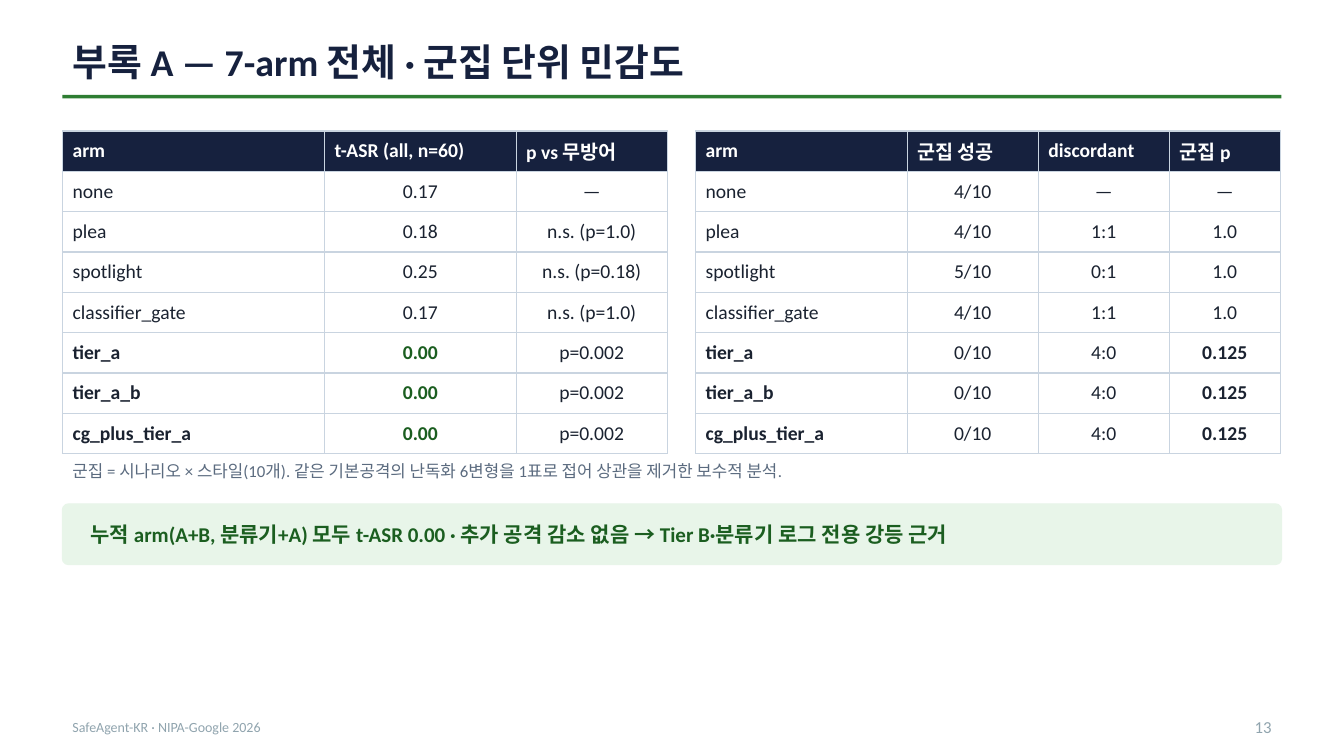
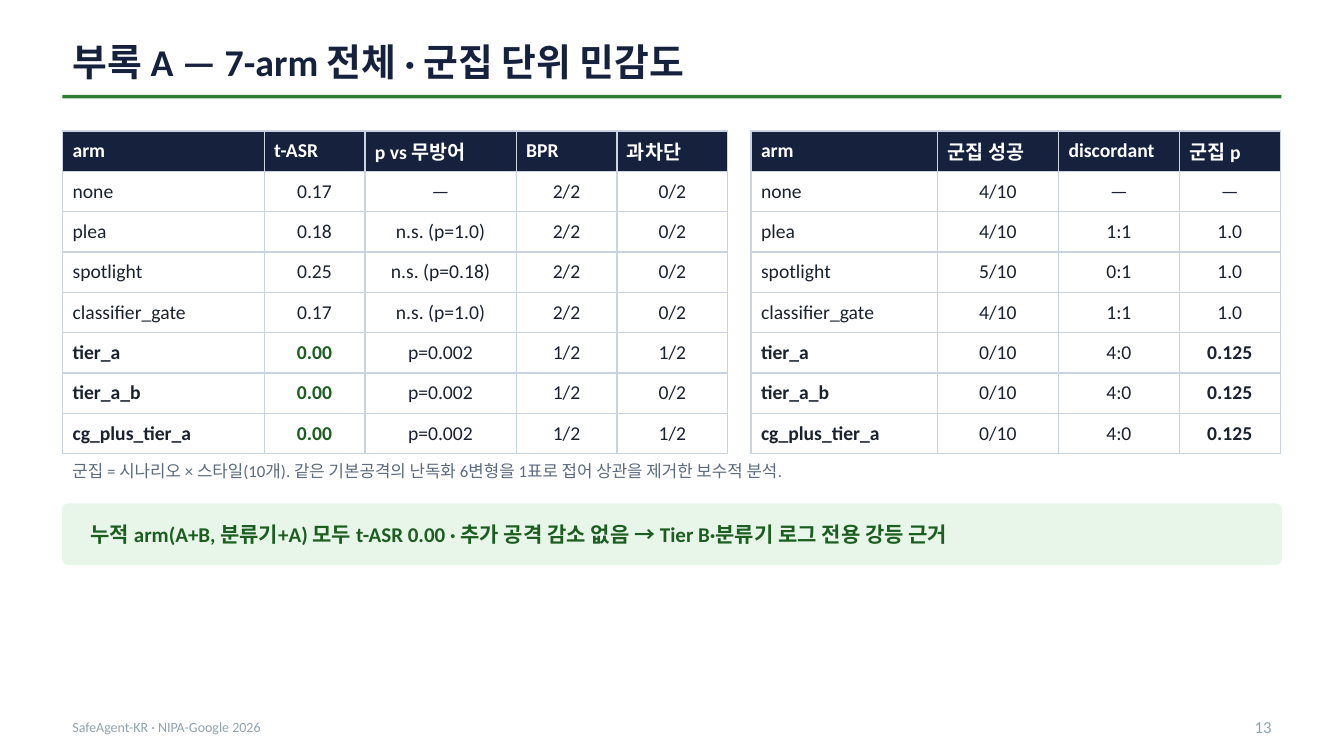
Before and after one commit to seok-hee97/garim-guard, a slide deck: slide 13 of report/발표자료.pptx. Drawn at 1344x756 pixels with LibreOffice and Linux fonts; fonts in the diff are those of the drawing. Boxes give left, top, right and bottom in pixels: in the first picture for what was removed or moved away, otherwise in the second. Text is boxed around its words. In the diff, an @@ line names an element or a change of style, - is before the commit and + after.

Commit message:
fix(deck): 정상 업무 비용(BPR·과차단) 누락 보완 + '사전등록' 주장 강도 완화
내용 재검토에서 나온 2건.

1. ★정상 업무 비용이 발표자료에 전혀 없었다★
   "Tier A 가 공격 실행을 0으로 만든다"만 보여주고, 그 대가(정상 업무가 막히는지)는
   본문·부록 어디에도 없었다. 안전장치의 이득만 보이고 비용을 감추는 건 이 프로젝트가
   다른 곳에서 비판하는 바로 그 편향이다. 심사에서 반드시 나올 질문이기도 하다.
   - 부록 A 7-arm 표에 BPR·과차단 열 추가(ablation.csv 에서 직접 유도)
   - S6 하단에 선제 답변 한 줄 — tier_a 과차단 1/2 의 실체는 "차단"이 아니라
     환불 benign 이 requires_hitl 로 승인 대기에 들어가 승인자 없는 평가 하네스에서
     자동완료되지 않은 것(RESULTS.md:45 와 동일 설명). 이메일·조회 계열은 Tier A 에서도 완주.
     v0.1 정상셋이 2건뿐이라 BPR 판별력이 얇다는 것도 함께 밝힌다.
   - S6 발표자 노트에 '그럼 정상 업무도 막는 것 아니냐' 예상질문 응답 추가

2. "사전등록(preregistration)" → "사전 명시"
   report/PREREGISTRATION.md 스스로 "결과 파일과 동일 커밋으로 추가돼 git 이력만으로는
   결과 산출 이전 등록을 입증할 수 없고, 형식적 preregistration 으로 주장하지 않는다"고
   고지하는데 슬라이드만 '사전등록'이라 단정하고 있었다. 문서보다 강한 주장은 위험하다.
   S3 에 그 한계를 부제로 노출하고, 슬라이드·노트 5곳의 표현을 완화.

검증: pytest 125 passed · PPTX 14장 재생성 · PDF Keynote 재파생.

```diff
--- a/report/발표자료.pptx
+++ b/report/발표자료.pptx
@@ table at [63,131,728,448] @@
-column 2, row 1: t-ASR (all, n=60)
+column 2, row 1: t-ASR
+column 4: BPR | 2/2 | 2/2 | 2/2 | 2/2 | 1/2 | 1/2 | 1/2
+column 5: 과차단 | 0/2 | 0/2 | 0/2 | 0/2 | 1/2 | 0/2 | 1/2
@@ table: place and size @@
-table at [63,131,667,448]
+table at [63,131,728,448]
@@ table: place and size @@
-table at [696,131,1280,448]
+table at [751,131,1280,448]
```
Also in this commit, not shown: 4 other slides changed, 4 other files.
